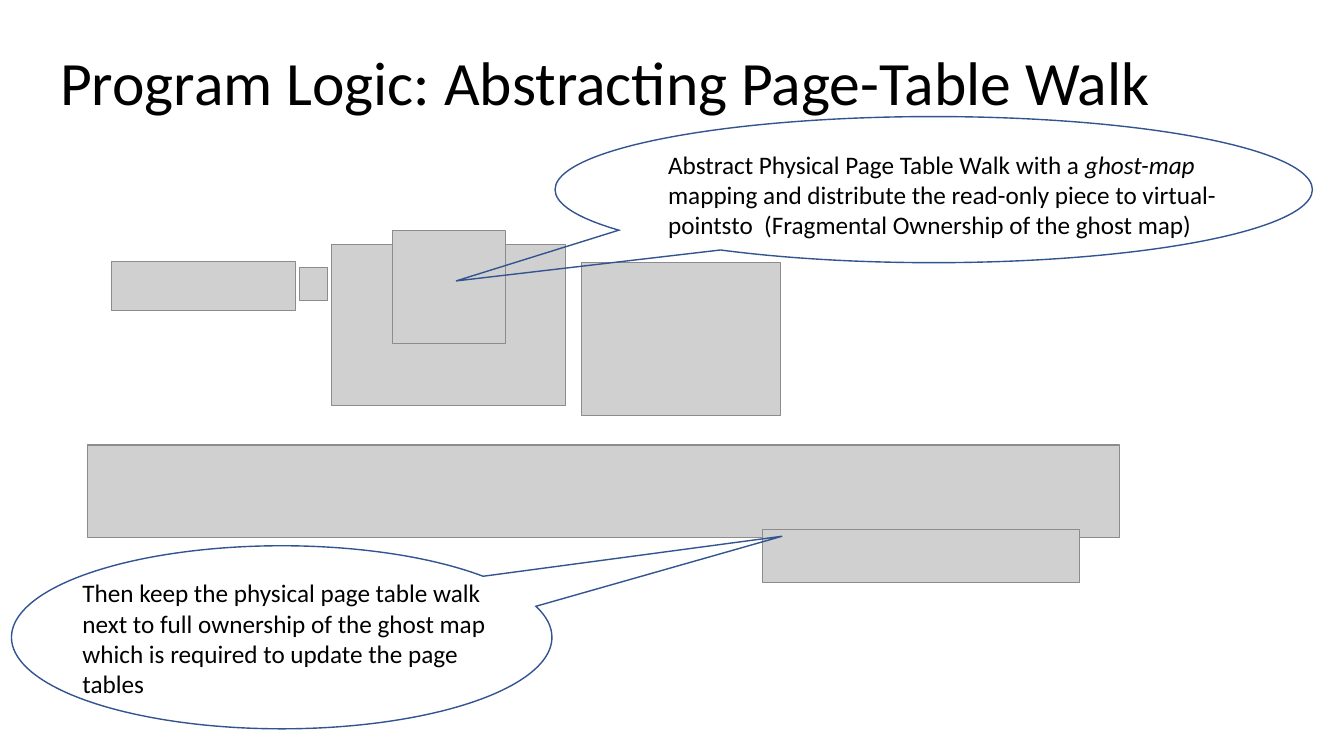
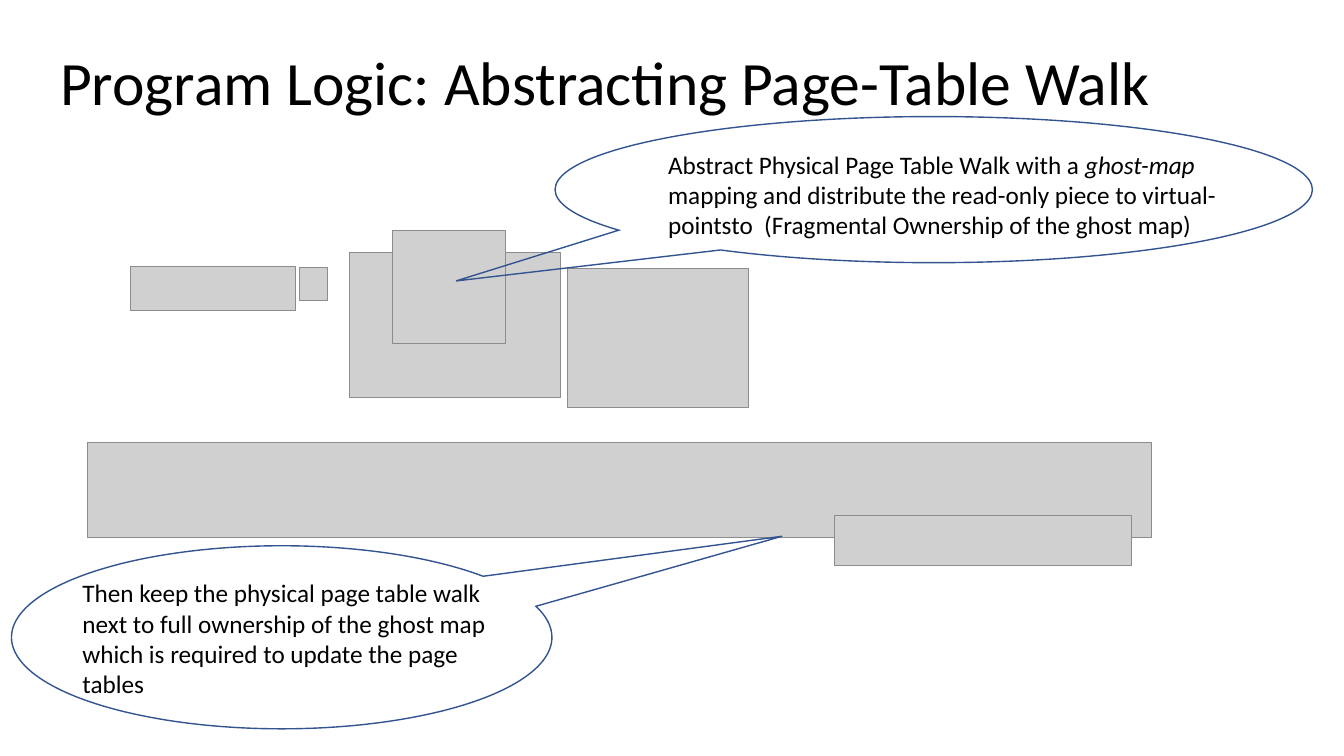
Before and after one commit to Contingent-Systems/vkern_paper, a slide deck: slide 11 of loca_virt_draft.pptx. Drawn at 1344x756 pixels with LibreOffice and Linux fonts; fonts in the diff are those of the drawing; grey boxes stand for pictures. Boxes give left, top, right and bottom in pixels: in the first picture for what was removed or moved away, otherwise in the second. Text is boxed around its words. In the diff, an @@ line names an element or a change of style, - is before the commit and + after.

```diff
--- a/loca_virt_draft.pptx
+++ b/loca_virt_draft.pptx
@@ picture: place and size @@
-picture at [112,262,295,311]
+picture at [130,267,295,311]
@@ picture: place and size @@
-picture at [332,244,566,405]
+picture at [350,253,561,398]
@@ picture: place and size @@
-picture at [582,263,780,415]
+picture at [568,268,749,407]
@@ picture: place and size @@
-picture at [88,445,1120,537]
+picture at [88,443,1151,538]
@@ picture: place and size @@
-picture at [762,529,1080,583]
+picture at [835,516,1132,566]
```
Also in this commit, not shown: 1 other slide changed.
